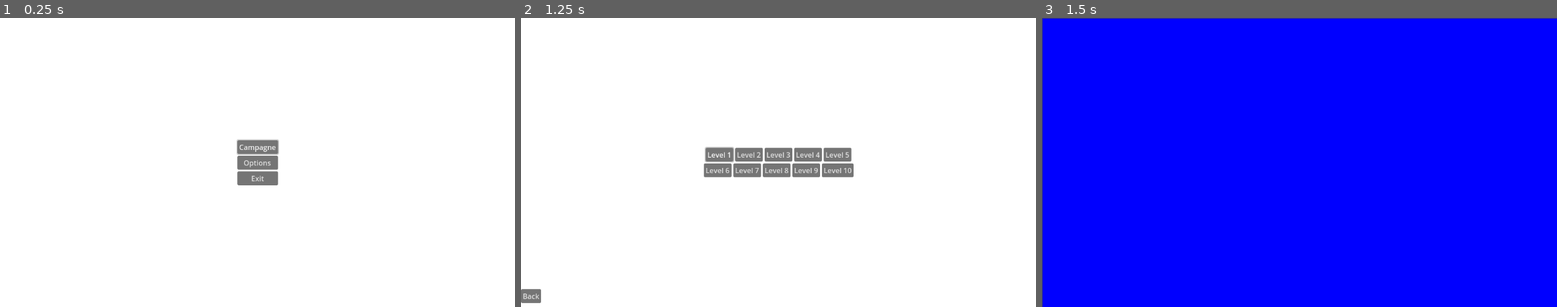
Above: before the commit, frames 1-3 (left to right).
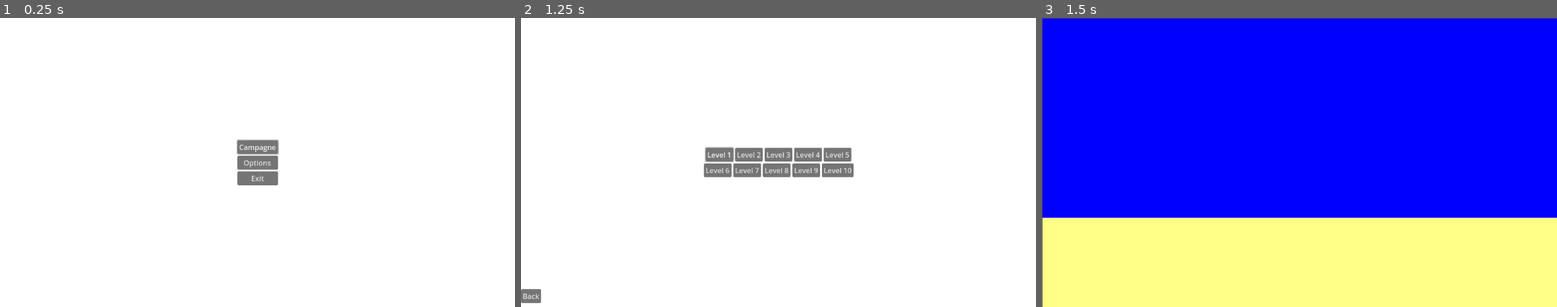
Above: after the commit, the same moments.

Repository: YannLeBezvoet/openGloryDays
Game: Godot game, scene res://scene/menu.tscn
Two runs of this game, one before a commit and one after it. Both use one fixed random seed, a clock stepped at 60 frames per second and the inputs below.
Inputs:
- Up to frame 1 (0.25 s): no input
- Up to frame 2 (1.25 s): click "Campagne" at 0.5 s
- Up to frame 3 (1.5 s): click "Level 1" at 1.25 s

Frames 1-2 are identical in both runs. In frame 3, 31% of the frame differs, in the area x 0-100%, y 69-100%.

Commit message:
feat: ground parallaxe

Diff:
--- a/scene/parallaxe.tscn
+++ b/scene/parallaxe.tscn
@@ -8,8 +8,18 @@
 [node name="Parallaxe" type="Node2D"]
 script = ExtResource("1_bjri3")
 
-[node name="Parallax2D" type="Parallax2D" parent="."]
+[node name="parallax background" type="Parallax2D" parent="."]
 
-[node name="Sprite2D" type="Sprite2D" parent="Parallax2D"]
+[node name="background" type="Sprite2D" parent="parallax background"]
+modulate = Color(0, 0, 1, 1)
 position = Vector2(577, 325)
 texture = SubResource("PlaceholderTexture2D_jeatp")
+
+[node name="parallax ground" type="Parallax2D" parent="."]
+scroll_offset = Vector2(405, 448)
+
+[node name="ColorRect" type="ColorRect" parent="parallax ground"]
+offset_left = -404.0
+offset_right = 748.0
+offset_bottom = 201.0
+color = Color(1, 1, 0.529412, 1)
--- a/script/parallaxe.gd
+++ b/script/parallaxe.gd
@@ -3,7 +3,7 @@
 
 # Called when the node enters the scene tree for the first time.
 func _ready() -> void:
-	$Parallax2D/Sprite2D.modulate = Color(0, 0, 255)
+	pass
 
 
 # Called every frame. 'delta' is the elapsed time since the previous frame.
